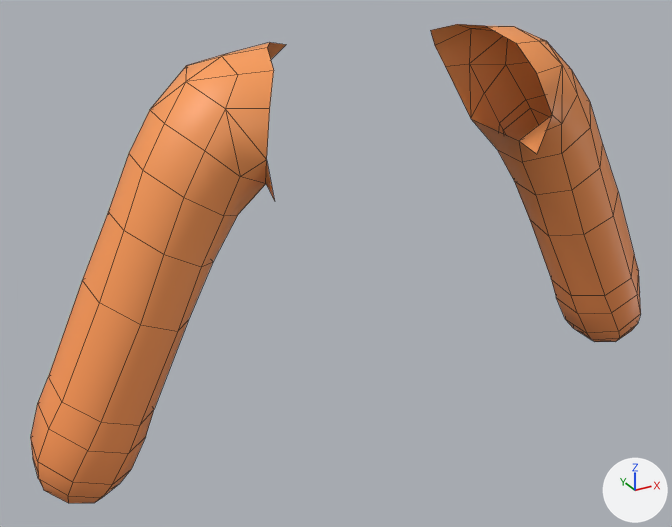
One commit to the FBX model Assets/Source/Art/Models/Player_Hands.fbx: the scene before it, then after it.
One viewpoint serves both versions: a 50 mm lens placed at (-0.613, -0.999, 1.316), pointed at (-0.061, 0.006, 0.813). Every picture has the same lights, and +X, +Y and +Z are marked at lower right. Mesh edges are drawn as thin lines. Where no turn or scale is listed for an object, it has been applied to the vertices.

The scene before the commit, as lines of its bpy script (objects in view):
```python
me_stickman_009 = bpy.data.meshes.new('Stickman.009')
me_stickman_009.from_pydata(...)  # 200 vertices, 204 faces; spans x -0.483..0.483, y -0.096..0.074, z 0.583..1.111
me_stickman_009.materials.append(mat_color_map)  # picture img_color_map_png
ob_stickman_010 = bpy.data.objects.new('Stickman.010', me_stickman_009)
ob_stickman_010.location = (0.0, 0.0, 0.0)
```
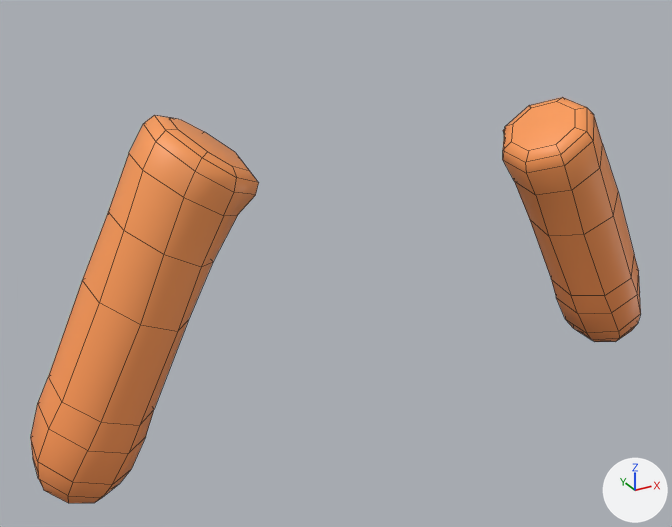
Commit message: settings hands + add arrow

Where the change shows, as pixel boxes (x1, y1, x2, y2) in the pictures (672 x 527 px; the box of a moved part takes in the faces that stretch with it):
'Stickman.010', reshaped (15% shorter): before (31, 24, 641, 503); after (31, 97, 641, 503)
part 1 of me_stickman_009, moved or reshaped: before (129, 42, 286, 216); after (129, 115, 259, 216)
part 2 of me_stickman_009, cut back: before (431, 24, 602, 195); after (503, 97, 602, 195)

The change, as a diff of the scene's bpy script:
```diff
--- a/Assets/Source/Art/Models/Player_Hands.fbx.py
+++ b/Assets/Source/Art/Models/Player_Hands.fbx.py
@@ me_stickman_009 @@
 # used by ob_stickman_010; location = (0.0, 0.0, 0.0)
-me_stickman_009.from_pydata(...)  # 200 vertices, 204 faces; spans x -0.483..0.483, y -0.096..0.074, z 0.583..1.111
+me_stickman_009.from_pydata(...)  # 192 vertices, 184 faces; spans x -0.483..0.483, y -0.08..0.065, z 0.583..1.041
+# me_stickman_009 part 1
+# 21 vertices are removed from x -0.293..-0.107, y -0.096..0.074, z 0.953..1.111
+# 30 faces are deleted
+# 3 vertices move from x -0.294..-0.218, y -0.072..0.068, z 1.0..1.044 to x -0.307..-0.225, y -0.072..0.065, z 0.987..1.026
+# 21 vertices are added at x -0.303..-0.183, y -0.08..0.064, z 0.95..1.041
+# 24 new faces join them
+# me_stickman_009 part 2
+# 21 vertices are removed from x 0.107..0.293, y -0.096..0.074, z 0.953..1.111
+# 30 faces are deleted
+# 11 vertices move from x 0.213..0.326, y -0.073..0.068, z 0.923..1.044 to x 0.225..0.335, y -0.073..0.06, z 0.905..0.988
+# 13 vertices are added at x 0.221..0.322, y -0.065..0.053, z 0.922..0.993
+# 16 new faces join them
 me_stickman_009.materials.append(mat_color_map)
```
